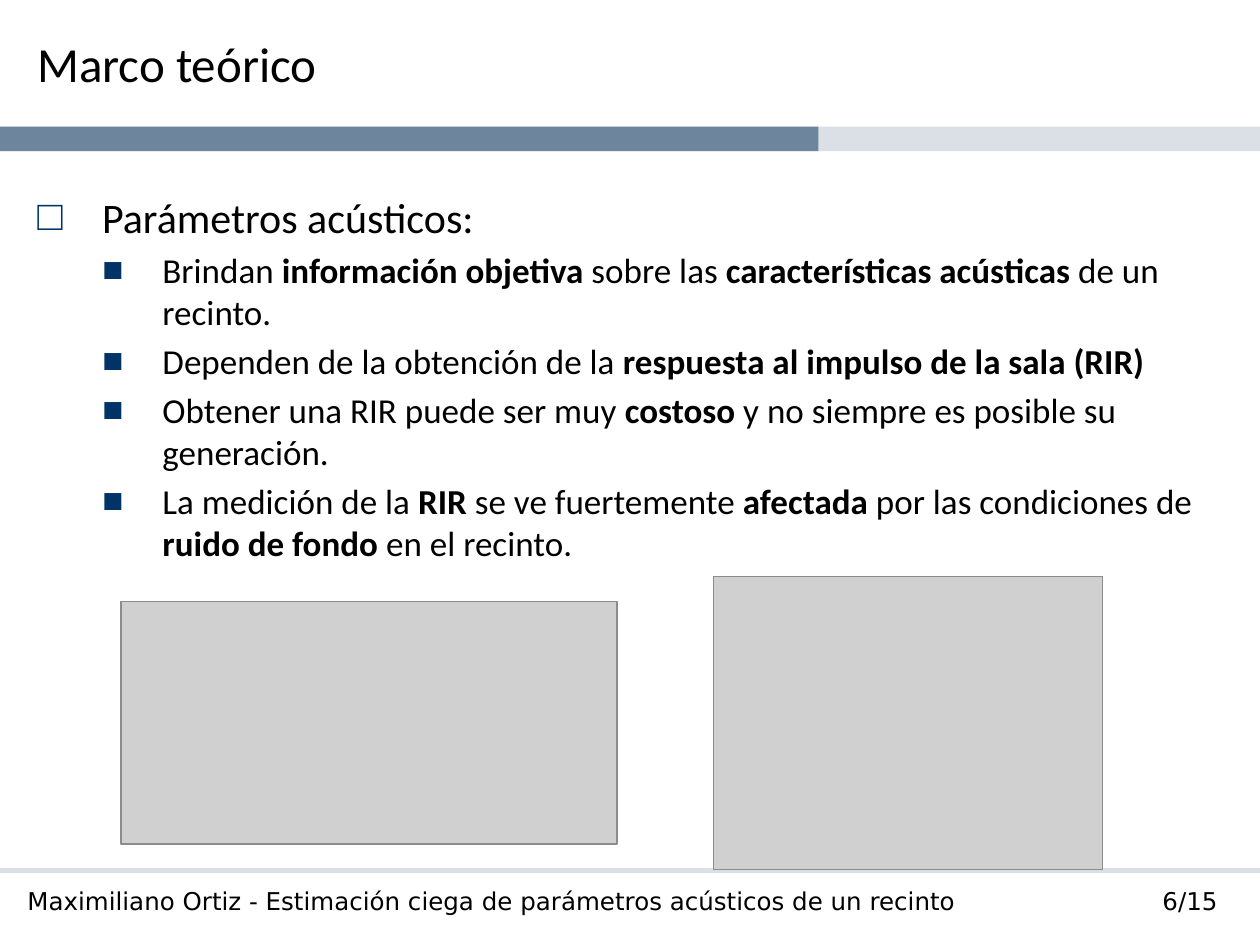
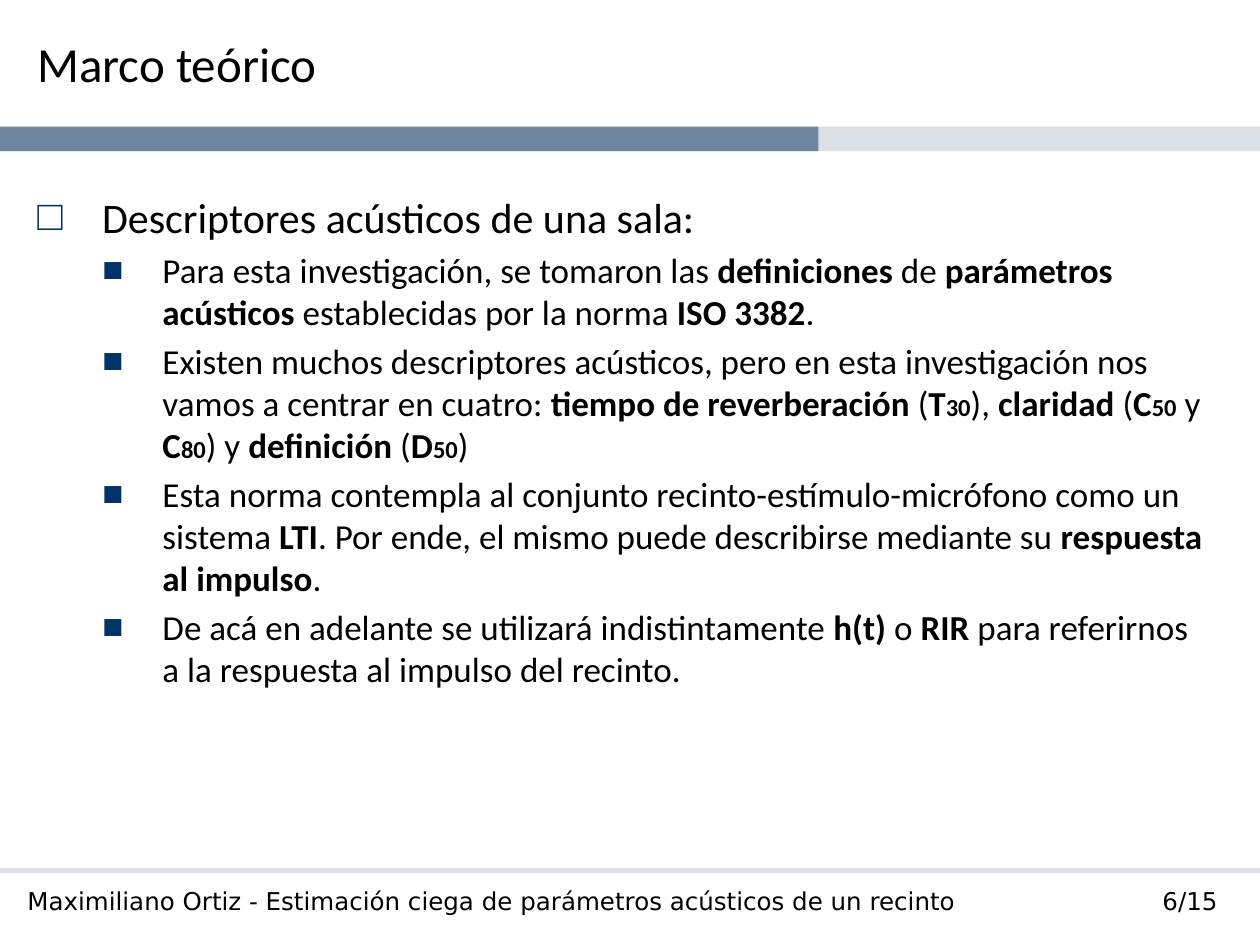
Before and after one commit to maxiaortiz22/thesis-report, a slide deck: slide 14 of Estimación ciega de parámetros acústicos de un recinto - Ortiz.pptx. Drawn at 1260x945 pixels with LibreOffice and Linux fonts; fonts in the diff are those of the drawing; grey boxes stand for pictures; background and template pictures are left out. Boxes give left, top, right and bottom in pixels: in the first picture for what was removed or moved away, otherwise in the second. Text is boxed around its words. In the diff, an @@ line names an element or a change of style, - is before the commit and + after.

Commit message:
Presentacion

```diff
--- a/Estimación ciega de parámetros acústicos de un recinto - Ortiz.pptx
+++ b/Estimación ciega de parámetros acústicos de un recinto - Ortiz.pptx
@@ text at (102,203,1203,688): text changed @@
-□ Parámetros acústicos:
-  ■ Brindan información objetiva sobre las características acústicas de un recinto.
-  ■ Dependen de la obtención de la respuesta al impulso de la sala (RIR)
-  ■ Obtener una RIR puede ser muy costoso y no siempre es posible su generación.
-  ■ La medición de la RIR se ve fuertemente afectada por las condiciones de ruido de fondo en el recinto.
+□ Descriptores acústicos de una sala:
+  ■ Para esta investigación, se tomaron las definiciones de parámetros acústicos establecidas por la norma ISO 3382.
+  ■ Existen muchos descriptores acústicos, pero en esta investigación nos vamos a centrar en cuatro: tiempo de reverberación (T30), claridad (C50 y C80) y definición (D50)
+  ■ Esta norma contempla al conjunto recinto-estímulo-micrófono como un sistema LTI. Por ende, el mismo puede describirse mediante su respuesta al impulso.
+  ■ De acá en adelante se utilizará indistintamente h(t) o RIR para referirnos a la respuesta al impulso del recinto.
@@ picture removed at (713,576,1102,869) @@
@@ picture removed at (121,601,617,844) @@
```
Also in this commit, not shown: 1 other slide changed, 7 slides added.
